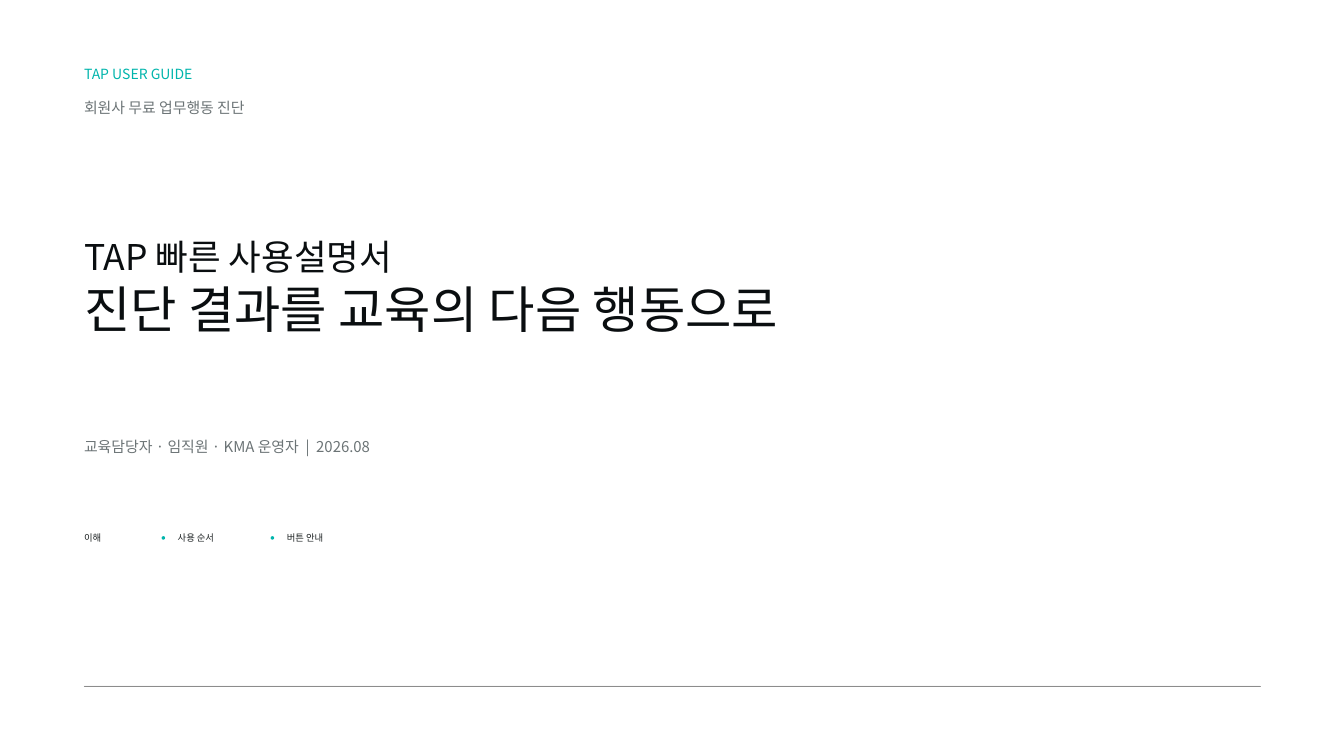
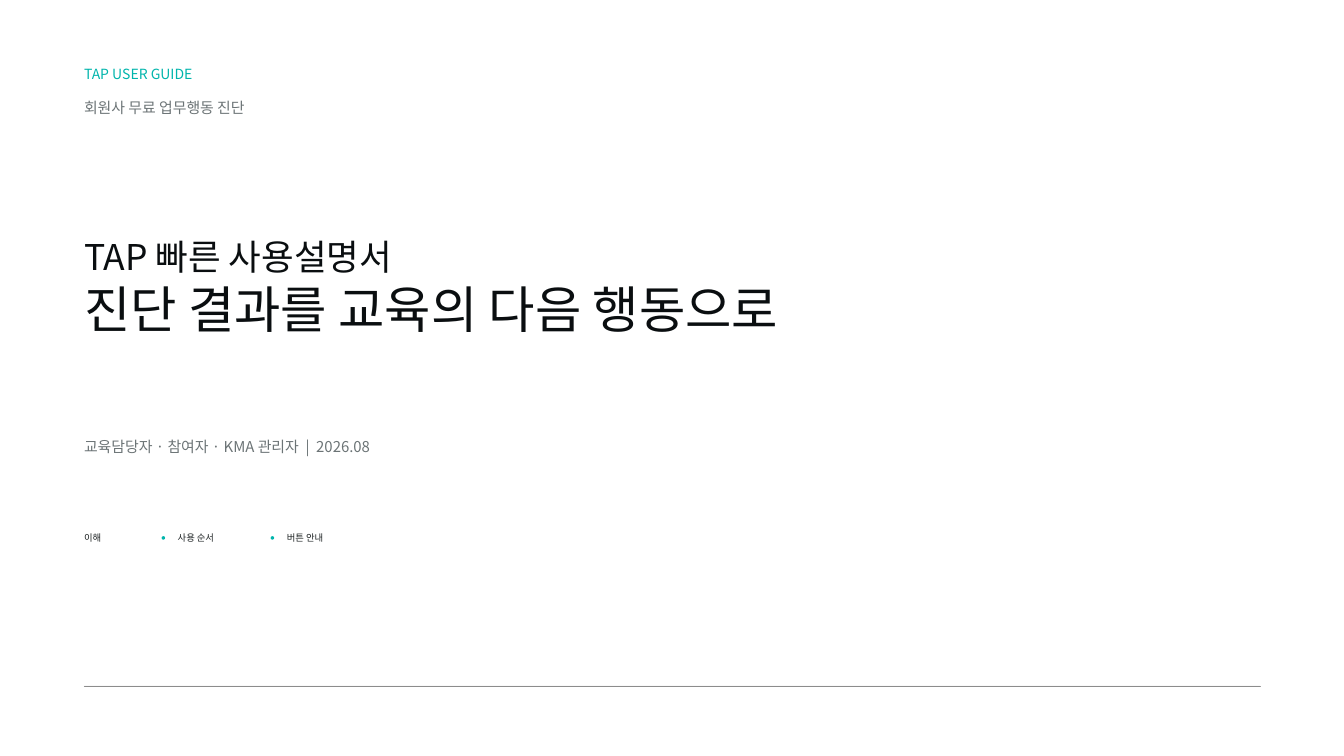
Before and after one commit to skytree96-cmyk/KMA_TAB_v2, a slide deck: slide 1 of docs/TAP_빠른사용가이드_v3.pptx. Drawn at 1344x756 pixels with LibreOffice and Linux fonts; fonts in the diff are those of the drawing; grey boxes stand for pictures; background and template pictures are left out. Boxes give left, top, right and bottom in pixels: in the first picture for what was removed or moved away, otherwise in the second. Text is boxed around its words. In the diff, an @@ line names an element or a change of style, - is before the commit and + after.

```diff
--- a/docs/TAP_빠른사용가이드_v3.pptx
+++ b/docs/TAP_빠른사용가이드_v3.pptx
@@ text at [84,439,370,453]: text changed @@
-교육담당자 · 임직원 · KMA 운영자 | 2026.08
+교육담당자 · 참여자 · KMA 관리자 | 2026.08
```
Also in this commit, not shown: 7 other slides changed, 8 other files.
